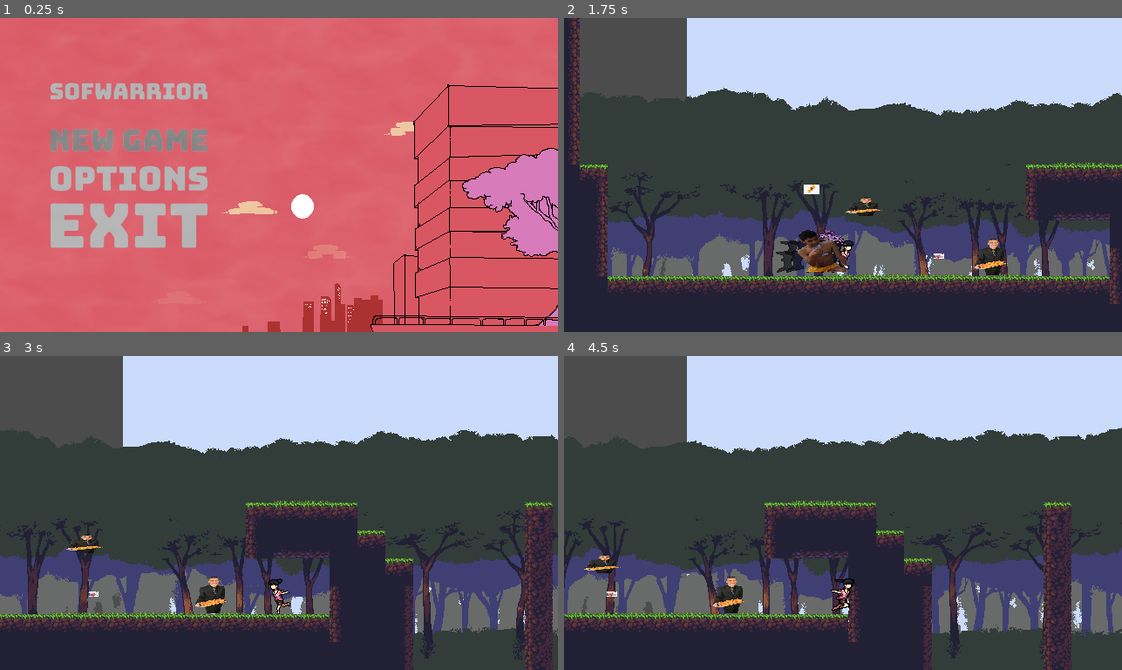
Above: before the commit, frames 1-4 (two rows, left to right).
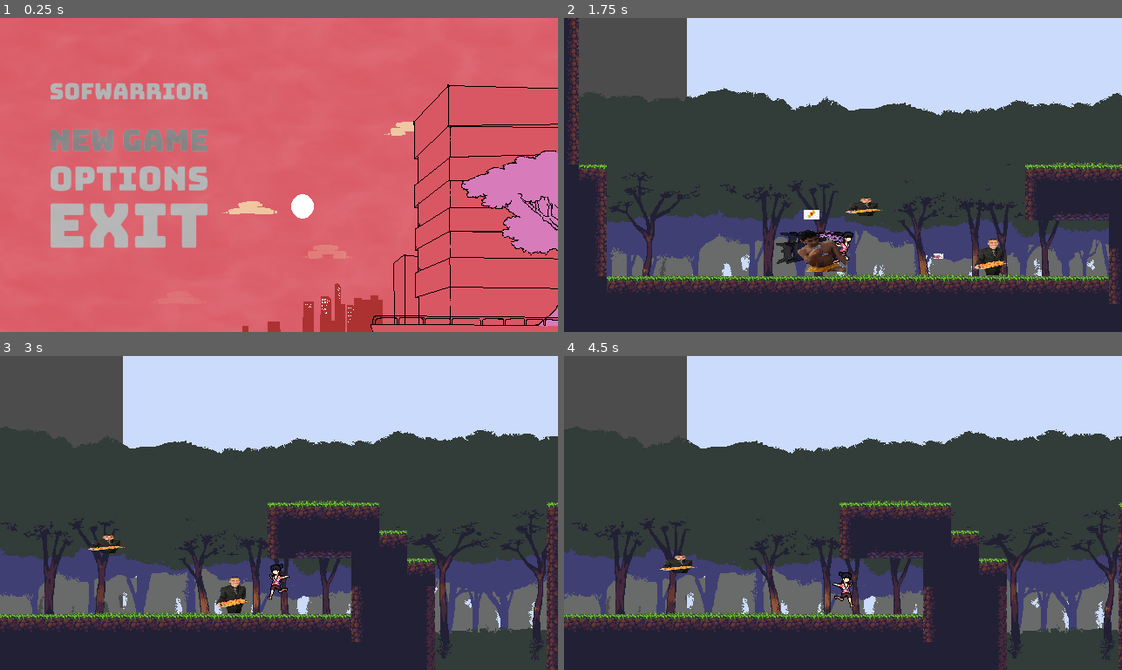
Above: after the commit, the same moments.

Repository: marcelo-lemos/Softwarrior
Game: Godot game, scene res://Nodes/UI/TitleScreen.tscn
Two runs of this game, one before a commit and one after it. Both use one fixed random seed, a clock stepped at 60 frames per second and the inputs below. The engine's default icon, where the game draws it, is replaced by a stand-in: a white triangle on a blue panel in a dark square.
Inputs (mouse positions are in pixels of both pictures, inside the frame that each line leads up to):
- Up to frame 1 (0.25 s): no input
- Up to frame 2 (1.75 s): click (692, 140) at 0.5 s; tap Enter (ui_accept) at 1.25 s; hold Right (ui_right) from 1.28 s (still down); hold X (attack) from 1.28 s (still down); tap Z (jump) at 1.52 s; tap C (dash) at 1.55 s
- Up to frame 3 (3 s): tap Z (jump) at 1.82, 2.27, 2.3, 2.57 s; release X (attack) at 2.03 s; tap C (dash) at 2.1 s; release Right (ui_right) at 2.78 s; hold Left (ui_left) from 2.78 s (still down); hold Z (jump) from 2.78 s (still down)
- Up to frame 4 (4.5 s): tap X (attack) at 3.05, 3.6 s; release Left (ui_left) at 3.53 s; release Z (jump) at 3.53 s; hold Right (ui_right) from 3.53 s (still down); tap Z (jump) at 3.77, 4.07 s; tap C (dash) at 3.8 s; hold C (dash) from 4.28 s (still down)

The runs differ from the first frame. In frame 1, 0.5% of the frame differs, in the area x 82-100%, y 41-77%; in frame 2, 4.3%; in frame 3, 20%; in frame 4, 27%, in the area x 0-100%, y 22-100%.

Commit message:
implementing animation cancels and fixing air physics

Diff:
--- a/game/Nodes/Characters/Enemies/AirShooterH.gd
+++ b/game/Nodes/Characters/Enemies/AirShooterH.gd
@@ -2,7 +2,7 @@
 
 const NORMAL = Vector2()
 
-onready var shooter = get_node("Shooter")
+onready var shooter = get_node("../Shooter")
 onready var shot = preload("res://Nodes/Combat/ShooterShotH.tscn")
 export(float) var speed
 export(float) var move_range
--- a/game/Nodes/Characters/Enemies/AirShooterH.tscn
+++ b/game/Nodes/Characters/Enemies/AirShooterH.tscn
@@ -49,9 +49,6 @@
 [node name="FreeDeadNode" type="Timer" parent="GenericCharacter"]
 one_shot = true
 
-[node name="Shooter" type="Node2D" parent="GenericCharacter"]
-script = ExtResource( 4 )
-
 [node name="Shoot" type="Timer" parent="GenericCharacter"]
 autostart = true
 
@@ -63,6 +60,9 @@
 
 [node name="CollisionShape2D" type="CollisionShape2D" parent="GenericCharacter/HitBoxDamage"]
 shape = SubResource( 3 )
+
+[node name="Shooter" type="Node2D" parent="."]
+script = ExtResource( 4 )
 [connection signal="timeout" from="GenericCharacter/FreeDeadNode" to="GenericCharacter" method="_on_FreeDeadNode_timeout"]
 [connection signal="timeout" from="GenericCharacter/Shoot" to="GenericCharacter" method="_on_Shoot_timeout"]
 
--- a/game/Nodes/Characters/Enemies/AirShooterV.gd
+++ b/game/Nodes/Characters/Enemies/AirShooterV.gd
@@ -2,7 +2,7 @@
 
 const NORMAL = Vector2()
 
-onready var shooter = get_node("Shooter")
+onready var shooter = get_node("../Shooter")
 onready var shot = preload("res://Nodes/Combat/ShooterShotV.tscn")
 export(float) var speed
 export(float) var move_range
--- a/game/Nodes/Characters/Enemies/AirShooterV.tscn
+++ b/game/Nodes/Characters/Enemies/AirShooterV.tscn
@@ -37,9 +37,6 @@
 
 [node name="FreeDeadNode" type="Timer" parent="GenericCharacter"]
 
-[node name="Shooter" type="Node2D" parent="GenericCharacter"]
-script = ExtResource( 4 )
-
 [node name="Shoot" type="Timer" parent="GenericCharacter"]
 autostart = true
 
@@ -51,6 +48,9 @@
 
 [node name="CollisionShape2D" type="CollisionShape2D" parent="GenericCharacter/HitBoxDamage"]
 shape = SubResource( 3 )
+
+[node name="Shooter" type="Node2D" parent="."]
+script = ExtResource( 4 )
 [connection signal="timeout" from="GenericCharacter/FreeDeadNode" to="GenericCharacter" method="_on_FreeDeadNode_timeout"]
 [connection signal="timeout" from="GenericCharacter/Shoot" to="GenericCharacter" method="_on_Shoot_timeout"]
 
--- a/game/Nodes/Characters/Enemies/GroundShooter.gd
+++ b/game/Nodes/Characters/Enemies/GroundShooter.gd
@@ -2,7 +2,7 @@
 
 const NORMAL = Vector2()
 
-onready var shooter = get_node("Shooter")
+onready var shooter = get_node("../Shooter")
 onready var shot = preload("res://Nodes/Combat/GroundShot.tscn")
 export(float) var speed
 export(float) var move_range
--- a/game/Nodes/Characters/Enemies/GroundShooter.tscn
+++ b/game/Nodes/Characters/Enemies/GroundShooter.tscn
@@ -42,9 +42,6 @@
 [node name="FreeDeadNode" type="Timer" parent="GenericCharacter"]
 one_shot = true
 
-[node name="Shooter" type="Node2D" parent="GenericCharacter"]
-script = ExtResource( 4 )
-
 [node name="Shoot" type="Timer" parent="GenericCharacter"]
 wait_time = 0.5
 autostart = true
@@ -65,6 +62,9 @@
 
 [node name="CollisionShape2D" type="CollisionShape2D" parent="GenericCharacter/HitBoxDamage"]
 shape = SubResource( 4 )
+
+[node name="Shooter" type="Node2D" parent="."]
+script = ExtResource( 4 )
 [connection signal="timeout" from="GenericCharacter/FreeDeadNode" to="GenericCharacter" method="_on_FreeDeadNode_timeout"]
 [connection signal="timeout" from="GenericCharacter/Shoot" to="GenericCharacter" method="_on_Shoot_timeout"]
 [connection signal="body_entered" from="GenericCharacter/PlayerDetector" to="GenericCharacter" method="_on_PlayerDetector_body_entered"]
--- a/game/Nodes/Characters/Player/AirAttack.gd
+++ b/game/Nodes/Characters/Player/AirAttack.gd
@@ -1,18 +1,27 @@
 extends "MidAir.gd"
 
+var canceled = false
 var attack_type =  {'damage': 1, 'animation': 'air_attack'}
 
 func enter():
+	canceled = true
 	print("Entered AIR_ATTACK")
 	sprite.play("Idle")
 	player.katana.attack(attack_type)
 
 func update(delta):
+	if canceled:
+		emit_signal("finished", "previous")
+
 	player.velocity.y += GRAVITY
 	apply_air_slowdown()
 
 	if(Input.is_action_just_released("jump")):
 		check_jump_cut(jump_var_height)
+
+	if Input.is_action_pressed("dash") and player.has_dash:
+		canceled = true
+		emit_signal("finished", "dash")
 
 #NAO DELETAR
 #precisei do override da funcao p n chamar a de midair
@@ -22,4 +31,5 @@
 func _on_AnimationPlayer_animation_finished(anim_name):
 	if anim_name in ['air_attack']:
 		player.katana.idle()
-		emit_signal("finished", "previous")
+		if !canceled:
+			emit_signal("finished", "previous")
--- a/game/Nodes/Characters/Player/Dash.gd
+++ b/game/Nodes/Characters/Player/Dash.gd
@@ -5,8 +5,10 @@
 
 var dash_time_count = 0.0
 var ground_dash = false
+var canceled = false
 
 func enter():
+	canceled = false
 	if(body.is_on_floor()):
 		ground_dash = true
 	else:
@@ -35,14 +37,19 @@
 
 func handle_input(event):
 	if event.is_action_pressed("jump") and ground_dash:
+		canceled = true
 		player.velocity.y = JUMP_FORCE
 		emit_signal("finished", "mid_air")
-	if event.is_action_pressed("attack"):
+	if event.is_action_pressed("attack") and player.has_dash_attack:
+		player.has_dash_attack = false
 		emit_signal("finished", "dash_attack")
 	return .handle_input(event)
 
 func update(delta):
-	dash_time_count += delta
-	if dash_time_count >= DASH_DURATION:
+	if !canceled:
+		dash_time_count += delta
+		if dash_time_count >= DASH_DURATION:
+			emit_signal("finished", "previous")
+	else:
 		emit_signal("finished", "previous")
 	.update(delta)
--- a/game/Nodes/Characters/Player/GroundAttack.gd
+++ b/game/Nodes/Characters/Player/GroundAttack.gd
@@ -67,10 +67,17 @@
 	player.velocity.x = 0
 	if attack_input_state == ATTACK_INPUT_STATES.REGISTERED and ready_for_next_attack:
 		attack()
+
+	#cancel animation features
 	if Input.is_action_pressed("dash"):
 		_change_state(STATES.IDLE)
 		canceled = true
 		emit_signal("finished", "dash")
+	if Input.is_action_pressed("jump"):
+		_change_state(STATES.IDLE)
+		canceled = true
+		player.velocity.y = JUMP_FORCE
+		emit_signal("finished", "mid_air")
 
 func handle_input(event):
 	if not state == STATES.GROUND_ATTACK:
--- a/game/Nodes/Characters/Player/MidAir.gd
+++ b/game/Nodes/Characters/Player/MidAir.gd
@@ -44,9 +44,9 @@
 
 	if input_direction:
 		player.velocity.x += input_direction * AIR_ACCELERATION
+		player.velocity.x = (cap_velocity(player.velocity.x, MAX_AIR_SPEED))
 	elif player.velocity.x != 0:
 		apply_air_slowdown()
-	player.velocity.x = (cap_velocity(player.velocity.x, MAX_AIR_SPEED))
 	if(Input.is_action_just_released("jump")):
 		check_jump_cut(jump_var_height)
 
--- a/game/Nodes/Characters/Player/Move.gd
+++ b/game/Nodes/Characters/Player/Move.gd
@@ -24,9 +24,9 @@
 	return .handle_input(event)
 
 func update(delta):
-	.update(delta)
 	player.has_dash = true
 	player.has_double_jump = true
+	.update(delta)
 
 	if input_direction:
 		player.velocity.x += input_direction * MOVE_ACCELERATION
--- a/game/Nodes/Characters/Player/OnWall.gd
+++ b/game/Nodes/Characters/Player/OnWall.gd
@@ -8,7 +8,7 @@
 
 func enter():
 	print("Entering ONWALL")
-	player.has_dash = true
+	#player.has_dash = true
 	player.has_double_jump = true
 	player.velocity.y = 0
 
--- a/game/Nodes/Characters/Player/Player.tscn
+++ b/game/Nodes/Characters/Player/Player.tscn
@@ -6,28 +6,28 @@
 [ext_resource path="res://Assets/Sprites/MC/PlayerDash2.png" type="Texture" id=4]
 [ext_resource path="res://Assets/Sprites/MC/PlayerDash3.png" type="Texture" id=5]
 [ext_resource path="res://Assets/Sprites/MC/PlayerDash4.png" type="Texture" id=6]
-[ext_resource path="res://Assets/Sprites/MC/PlayerRun1.png" type="Texture" id=7]
-[ext_resource path="res://Assets/Sprites/MC/PlayerRun2.png" type="Texture" id=8]
-[ext_resource path="res://Assets/Sprites/MC/PlayerRun3.png" type="Texture" id=9]
-[ext_resource path="res://Assets/Sprites/MC/PlayerRun4.png" type="Texture" id=10]
-[ext_resource path="res://Assets/Sprites/MC/PlayerRun5.png" type="Texture" id=11]
-[ext_resource path="res://Assets/Sprites/MC/PlayerRun6.png" type="Texture" id=12]
-[ext_resource path="res://Assets/Sprites/MC/PlayerRun7.png" type="Texture" id=13]
-[ext_resource path="res://Assets/Sprites/MC/PlayerRun8.png" type="Texture" id=14]
-[ext_resource path="res://Assets/Sprites/MC/PlayerRun9.png" type="Texture" id=15]
-[ext_resource path="res://Assets/Sprites/MC/PlayerRun10.png" type="Texture" id=16]
-[ext_resource path="res://Assets/Sprites/MC/PlayerRun11.png" type="Texture" id=17]
-[ext_resource path="res://Assets/Sprites/MC/PlayerWall1.png" type="Texture" id=18]
-[ext_resource path="res://Assets/Sprites/MC/PlayerWall2.png" type="Texture" id=19]
-[ext_resource path="res://Assets/Sprites/MC/PlayerWall3.png" type="Texture" id=20]
-[ext_resource path="res://Assets/Sprites/MC/PlayerIdle1.png" type="Texture" id=21]
-[ext_resource path="res://Assets/Sprites/MC/PlayerIdle2.png" type="Texture" id=22]
-[ext_resource path="res://Assets/Sprites/MC/PlayerIdle3.png" type="Texture" id=23]
-[ext_resource path="res://Assets/Sprites/MC/PlayerIdle4.png" type="Texture" id=24]
-[ext_resource path="res://Assets/Sprites/MC/PlayerIdle5.png" type="Texture" id=25]
-[ext_resource path="res://Assets/Sprites/MC/PlayerIdle6.png" type="Texture" id=26]
-[ext_resource path="res://Assets/Sprites/MC/playerJumpUp.png" type="Texture" id=27]
-[ext_resource path="res://Assets/Sprites/MC/playerJumpDown.png" type="Texture" id=28]
+[ext_resource path="res://Assets/Sprites/MC/playerJumpUp.png" type="Texture" id=7]
+[ext_resource path="res://Assets/Sprites/MC/PlayerWall1.png" type="Texture" id=8]
+[ext_resource path="res://Assets/Sprites/MC/PlayerWall2.png" type="Texture" id=9]
+[ext_resource path="res://Assets/Sprites/MC/PlayerWall3.png" type="Texture" id=10]
+[ext_resource path="res://Assets/Sprites/MC/PlayerIdle1.png" type="Texture" id=11]
+[ext_resource path="res://Assets/Sprites/MC/PlayerIdle2.png" type="Texture" id=12]
+[ext_resource path="res://Assets/Sprites/MC/PlayerIdle3.png" type="Texture" id=13]
+[ext_resource path="res://Assets/Sprites/MC/PlayerIdle4.png" type="Texture" id=14]
+[ext_resource path="res://Assets/Sprites/MC/PlayerIdle5.png" type="Texture" id=15]
+[ext_resource path="res://Assets/Sprites/MC/PlayerIdle6.png" type="Texture" id=16]
+[ext_resource path="res://Assets/Sprites/MC/playerJumpDown.png" type="Texture" id=17]
+[ext_resource path="res://Assets/Sprites/MC/PlayerRun1.png" type="Texture" id=18]
+[ext_resource path="res://Assets/Sprites/MC/PlayerRun2.png" type="Texture" id=19]
+[ext_resource path="res://Assets/Sprites/MC/PlayerRun3.png" type="Texture" id=20]
+[ext_resource path="res://Assets/Sprites/MC/PlayerRun4.png" type="Texture" id=21]
+[ext_resource path="res://Assets/Sprites/MC/PlayerRun5.png" type="Texture" id=22]
+[ext_resource path="res://Assets/Sprites/MC/PlayerRun6.png" type="Texture" id=23]
+[ext_resource path="res://Assets/Sprites/MC/PlayerRun7.png" type="Texture" id=24]
+[ext_resource path="res://Assets/Sprites/MC/PlayerRun8.png" type="Texture" id=25]
+[ext_resource path="res://Assets/Sprites/MC/PlayerRun9.png" type="Texture" id=26]
+[ext_resource path="res://Assets/Sprites/MC/PlayerRun10.png" type="Texture" id=27]
+[ext_resource path="res://Assets/Sprites/MC/PlayerRun11.png" type="Texture" id=28]
 [ext_resource path="res://Nodes/Combat/Katana.tscn" type="PackedScene" id=29]
 [ext_resource path="res://Nodes/Combat/genericShooter.gd" type="Script" id=30]
 [ext_resource path="res://Nodes/Characters/Player/PlayerStateMachine.gd" type="Script" id=31]
@@ -50,29 +50,29 @@
 "name": "Dash",
 "speed": 5.0
 }, {
-"frames": [ ExtResource( 7 ), ExtResource( 8 ), ExtResource( 9 ), ExtResource( 10 ), ExtResource( 11 ), ExtResource( 12 ), ExtResource( 13 ), ExtResource( 14 ), ExtResource( 15 ), ExtResource( 16 ), ExtResource( 17 ) ],
+"frames": [ ExtResource( 7 ) ],
+"loop": true,
+"name": "JumpUp",
+"speed": 5.0
+}, {
+"frames": [ ExtResource( 8 ), ExtResource( 9 ), ExtResource( 10 ) ],
+"loop": true,
+"name": "Wall",
+"speed": 5.0
+}, {
+"frames": [ ExtResource( 11 ), ExtResource( 12 ), ExtResource( 13 ), ExtResource( 14 ), ExtResource( 15 ), ExtResource( 16 ) ],
+"loop": true,
+"name": "Idle",
+"speed": 5.0
+}, {
+"frames": [ ExtResource( 17 ) ],
+"loop": true,
+"name": "JumpDown",
+"speed": 5.0
+}, {
+"frames": [ ExtResource( 18 ), ExtResource( 19 ), ExtResource( 20 ), ExtResource( 21 ), ExtResource( 22 ), ExtResource( 23 ), ExtResource( 24 ), ExtResource( 25 ), ExtResource( 26 ), ExtResource( 27 ), ExtResource( 28 ) ],
 "loop": true,
 "name": "Run",
-"speed": 5.0
-}, {
-"frames": [ ExtResource( 18 ), ExtResource( 19 ), ExtResource( 20 ) ],
-"loop": true,
-"name": "Wall",
-"speed": 5.0
-}, {
-"frames": [ ExtResource( 21 ), ExtResource( 22 ), ExtResource( 23 ), ExtResource( 24 ), ExtResource( 25 ), ExtResource( 26 ) ],
-"loop": true,
-"name": "Idle",
-"speed": 5.0
-}, {
-"frames": [ ExtResource( 27 ) ],
-"loop": true,
-"name": "JumpUp",
-"speed": 5.0
-}, {
-"frames": [ ExtResource( 28 ) ],
-"loop": true,
-"name": "JumpDown",
 "speed": 5.0
 } ]
 
--- a/game/Nodes/Characters/Player/PlayerController.gd
+++ b/game/Nodes/Characters/Player/PlayerController.gd
@@ -14,6 +14,7 @@
 #gameplay vars
 var has_dash = true
 var has_double_jump = true
+var has_dash_attack = true
 var shuriken_shots = 4
 onready var katana = body.get_node("Katana")
 
--- a/game/Nodes/Characters/StateMachine.gd
+++ b/game/Nodes/Characters/StateMachine.gd
@@ -42,8 +42,11 @@
 	if state_name == "previous":
 		var previous_state = states_stack.pop_front()
 		print("<<<<< " +  previous_state.name)
+		if states_stack[0].name == "Move":
+			print("=========================================================")
 
 	current_state = states_stack[0]
+
 
 	print(states_stack)
 
--- a/game/Nodes/Combat/GroundShot.tscn
+++ b/game/Nodes/Combat/GroundShot.tscn
@@ -16,6 +16,7 @@
 
 [node name="Area2D" type="Area2D"]
 collision_layer = 4
+collision_mask = 3
 script = ExtResource( 1 )
 
 [node name="AnimatedSprite" type="AnimatedSprite" parent="."]
--- a/game/Nodes/Combat/ShooterShotH.tscn
+++ b/game/Nodes/Combat/ShooterShotH.tscn
@@ -16,6 +16,7 @@
 
 [node name="Area2D" type="Area2D"]
 collision_layer = 4
+collision_mask = 3
 script = ExtResource( 1 )
 
 [node name="CollisionShape2D" type="CollisionShape2D" parent="."]
--- a/game/Nodes/Combat/ShooterShotV.tscn
+++ b/game/Nodes/Combat/ShooterShotV.tscn
@@ -16,6 +16,7 @@
 
 [node name="Area2D" type="Area2D"]
 collision_layer = 4
+collision_mask = 3
 script = ExtResource( 1 )
 
 [node name="CollisionShape2D" type="CollisionShape2D" parent="."]
--- a/game/Nodes/Stages/TestStage.tscn
+++ b/game/Nodes/Stages/TestStage.tscn
@@ -12,6 +12,7 @@
 [ext_resource path="res://Nodes/Characters/Enemies/AirShooterV.tscn" type="PackedScene" id=10]
 [ext_resource path="res://Nodes/Characters/Enemies/GroundShooter.tscn" type="PackedScene" id=11]
 [ext_resource path="res://Nodes/Characters/Enemies/VeryAngryRunner.tscn" type="PackedScene" id=12]
+[ext_resource path="res://Nodes/Combat/genericShooter.gd" type="Script" id=13]
 
 [node name="TestScene" type="Node"]
 
@@ -154,6 +155,9 @@
 [node name="GenericCharacter" parent="VeryAngryRunner" index="0"]
 position = Vector2( 6.6734, 67.7608 )
 speed = 300.0
+
+[node name="Shooter" type="Node2D" parent="."]
+script = ExtResource( 13 )
 [connection signal="pressed" from="CanvasLayer/Pause/VBoxContainer/Button" to="CanvasLayer/Pause" method="_on_Button_pressed"]
 [connection signal="pressed" from="CanvasLayer/Pause/VBoxContainer/Button2" to="CanvasLayer/Pause" method="_on_Button2_pressed"]
 [connection signal="pressed" from="CanvasLayer/Pause/VBoxContainer/Button3" to="CanvasLayer/Pause" method="_on_Button3_pressed"]
--- a/game/Nodes/UI/TitleScreen.tscn
+++ b/game/Nodes/UI/TitleScreen.tscn
@@ -98,7 +98,7 @@
 [node name="Arvore" type="AnimatedSprite" parent="."]
 z_index = 3
 frames = SubResource( 1 )
-frame = 1
+frame = 4
 playing = true
 centered = false
 
Not shown: 1 places in game/Nodes/Stages/TestStage.tscn that only renumber resources
